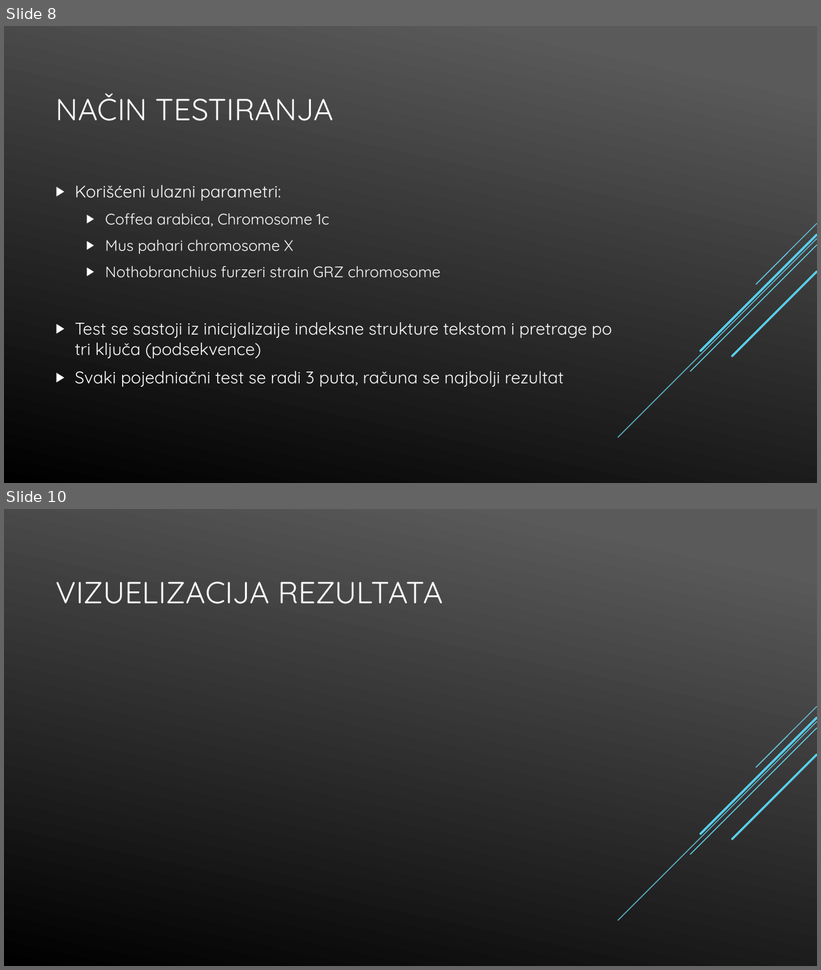
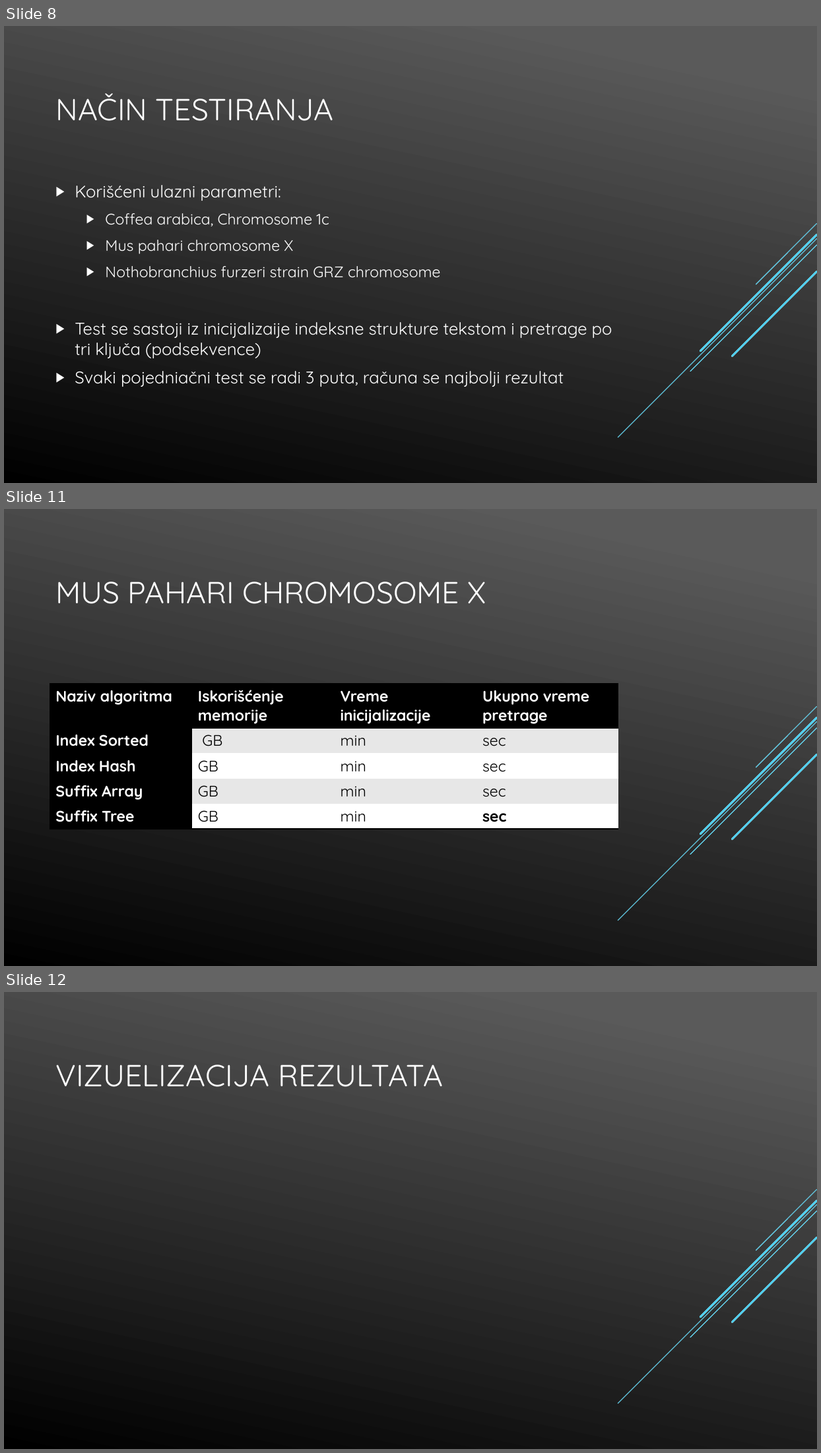
Before and after one commit to napoznata/GI_2019, a slide deck: Presentation/gi_presentation.pptx. Shown one above the other, each under a label of ours: slides 8 and 10 before the commit, slides 8, 11 and 12 after it; the slides between them are not shown. The pictures are 821x970 and 821x1453 pixels, drawn with LibreOffice and Linux fonts; fonts in the diff are those of the drawing. Boxes give left, top, right and bottom in pixels: in the first picture for what was removed or moved away, otherwise in the second. Text is boxed around its words. In the diff, an @@ line names an element or a change of style, - is before the commit and + after.

```diff
--- a/Presentation/gi_presentation.pptx
+++ b/Presentation/gi_presentation.pptx
@@ slide 11 added at <box>4,509,817,966</box>, background gradient #5B5B5B to #000000; not listed: 5 template elements that a slide beside it also shows @@
@@ text added at <box>55,582,486,604</box>, 36 pt, text #FFFFFF @@
+MUS PAHARI CHROMOSOME X
@@ table added at <box>50,684,618,826</box>, 5 rows, 4 columns @@
+Naziv algoritma | Iskorišćenje memorije | Vreme inicijalizacije | Ukupno vreme pretrage
+Index Sorted | GB | min | sec
+Index Hash | GB | min | sec
+Suffix Array | GB | min | sec
+Suffix Tree | GB | min | sec
@@ group added at <box>618,706,817,921</box>: 5 lines @@
@@ what was slide 10 is now slide 12 @@
```
Also in this commit, not shown: 1 slide changed, 1 other slide added.
